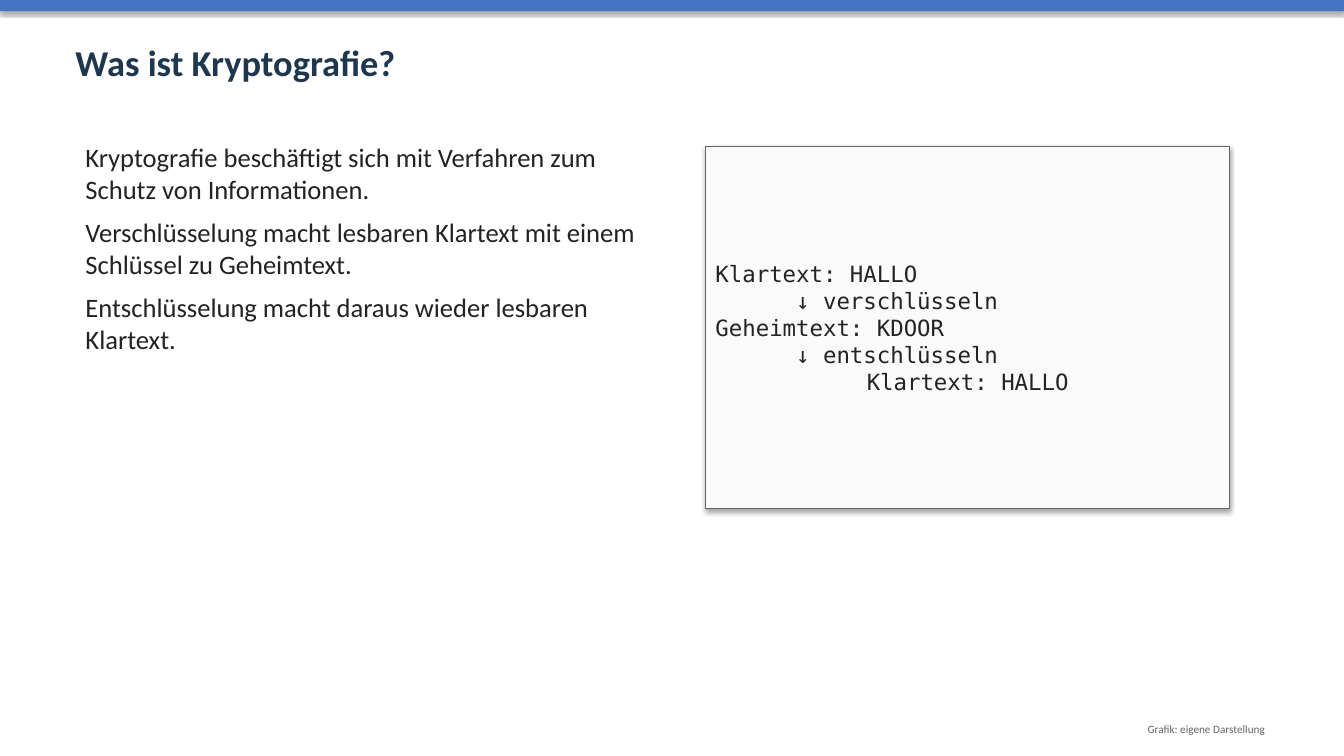
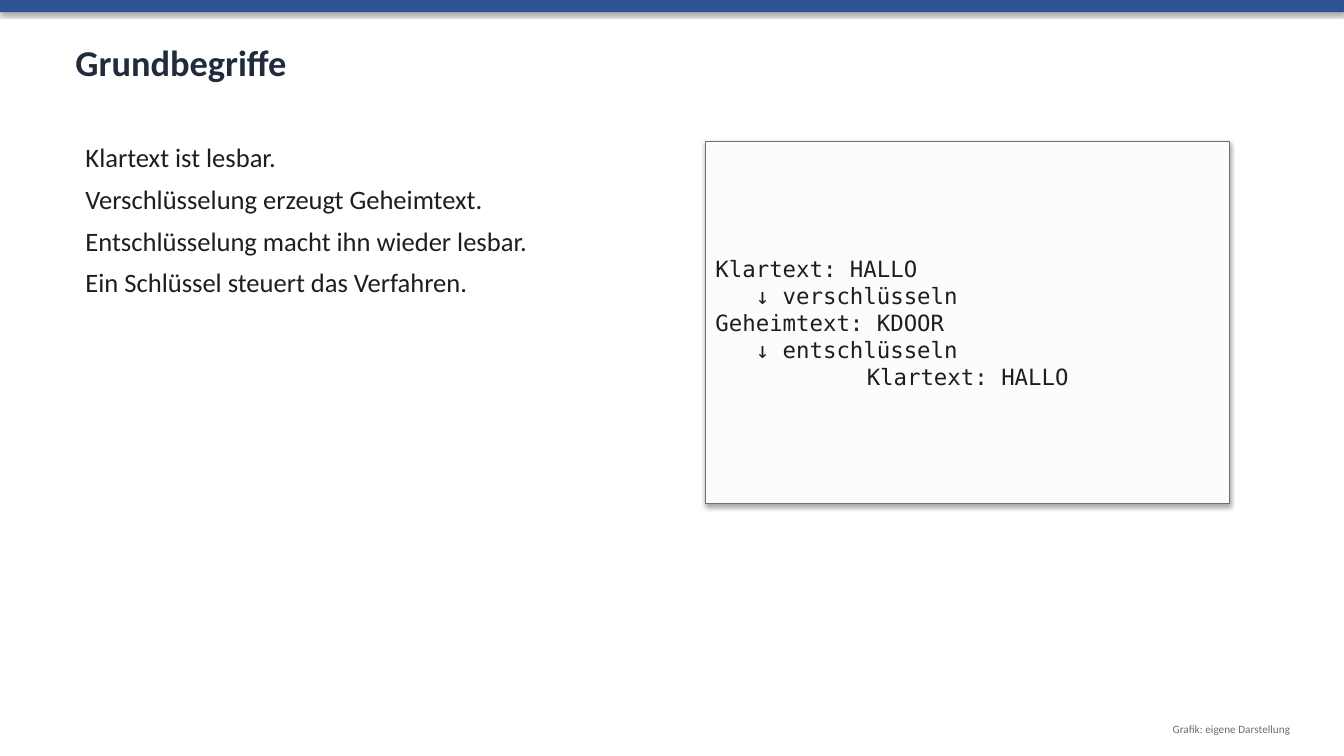
Before and after one commit to audipz/Unterrichtsmaterial_Oberschule_Sachsen, a slide deck: slide 3 of Unterrichtsmaterial_Oberschule_Sachsen/Klasse_8/04_Netzwerke_in_der_Informatik/05_Praesentationen/Zusatz_Kryptografie.pptx. Drawn at 1344x756 pixels with LibreOffice and Linux fonts; fonts in the diff are those of the drawing. Boxes give left, top, right and bottom in pixels: in the first picture for what was removed or moved away, otherwise in the second. Text is boxed around its words. In the diff, an @@ line names an element or a change of style, - is before the commit and + after.

```diff
--- a/Unterrichtsmaterial_Oberschule_Sachsen/Klasse_8/04_Netzwerke_in_der_Informatik/05_Praesentationen/Zusatz_Kryptografie.pptx
+++ b/Unterrichtsmaterial_Oberschule_Sachsen/Klasse_8/04_Netzwerke_in_der_Informatik/05_Praesentationen/Zusatz_Kryptografie.pptx
@@ rectangle at [0, 0, 1344, 12]: fill #4472C4 to #305396 @@
@@ text at [75, 50, 286, 82]: text changed; text colour #1F374E to #202C3C @@
-Was ist Kryptografie?
+Grundbegriffe
@@ text at [85, 148, 527, 293]: text changed; text colour #232323 to #1E1E1E @@
-Kryptografie beschäftigt sich mit Verfahren zum Schutz von Informationen.
-Verschlüsselung macht lesbaren Klartext mit einem Schlüssel zu Geheimtext.
-Entschlüsselung macht daraus wieder lesbaren Klartext.
+Klartext ist lesbar.
+Verschlüsselung erzeugt Geheimtext.
+Entschlüsselung macht ihn wieder lesbar.
+Ein Schlüssel steuert das Verfahren.
@@ rectangle "Klartext: HALLO ↓ verschlüsseln Geheimtext: ...": place and size @@
-rectangle "Klartext: HALLO ↓ verschlüsseln Geheimtext: ..." at [706, 146, 1230, 509]
+rectangle "Klartext: HALLO ↓ verschlüsseln Geheimtext: ..." at [706, 141, 1230, 504]
@@ rectangle "Klartext: HALLO ↓ verschlüsseln Geheimtext: ..." at [706, 141, 1230, 504]: text colour #232323 to #1E1E1E; fill #FAFAFA to #FCFCFC; outline #646464 0.75 pt to #6E6E6E 0.75 pt @@
@@ text "Grafik: eigene Darstellung": place and size @@
-text "Grafik: eigene Darstellung" at [1148, 725, 1265, 735]
+text "Grafik: eigene Darstellung" at [1173, 725, 1290, 735]
@@ text "Grafik: eigene Darstellung" at [1173, 725, 1290, 735]: text colour #646464 to #6E6E6E @@
```
Also in this commit, not shown: 4 other slides changed, 3 slides added, 10 slides removed, 9 other files.
